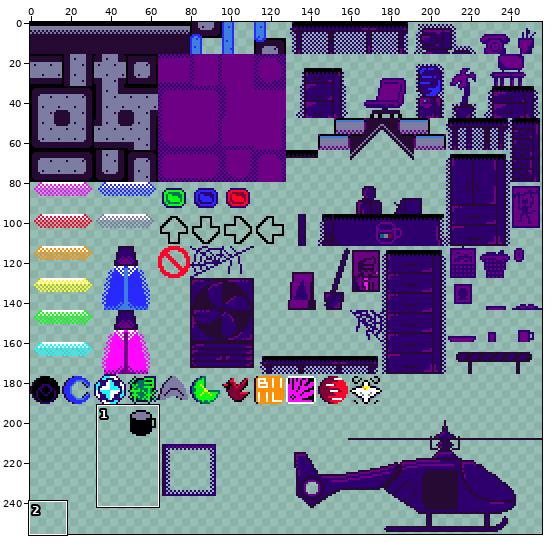
Edited in one commit: pixel-art file (textures/aseprite/tileset1.aseprite). The picture above shows the old version from afar; the outline marks the close-up.
Close-up. Old version:
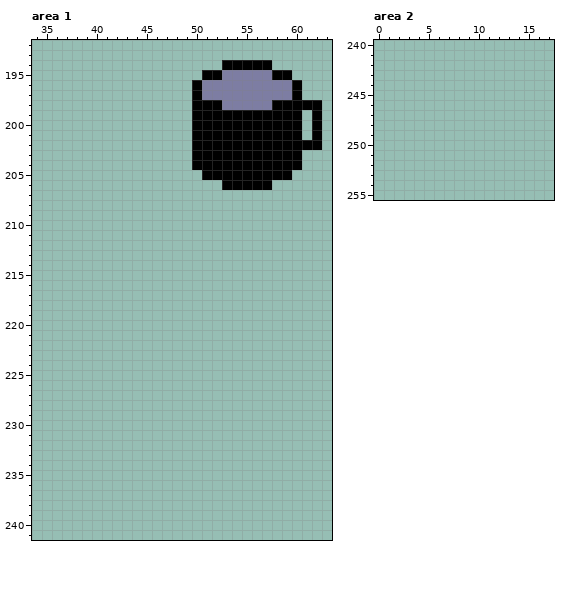
256x256 pixels, 1 frame. Shown: area 1: x 34..63, y 192..241; area 2: x 0..17, y 240..255. The commit also changed other parts of the picture, which this record leaves out.
After the commit:
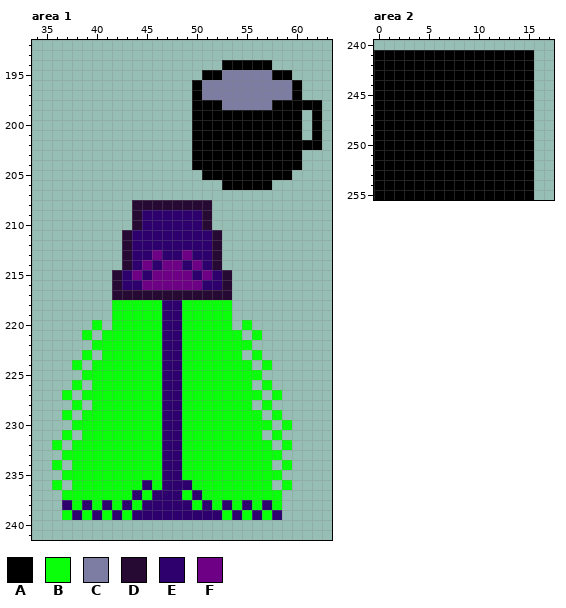
Palette (. is transparent): A #000000  B #0aff0a  C #7d7da3  D #260a34  E #2d006e  F #6e0085
Changes in this commit:
Area 1, layer "Flattened":
y 208: x 44..51 ........ -> DDDDDDDD
y 209..210: x 44..51 ........ -> DEEEEEED
y 211..212: x 43..52 .......... -> DEEEEEEEED
y 213: x 43..52 .......... -> DEEFEEFEED
y 214: x 43..52 .......... -> DEFEFFEFED
y 215: x 42..53 ............ -> DEFEFFFFEFED
y 216: x 42..53 ............ -> DEEFFFFFFEED
y 217: x 42..53 ............ -> DDDDDDDDDDDD
y 218..219: x 42..53 ............ -> BBBBBEEBBBBB
y 220: x 40 . -> B; x 42..53 ............ -> BBBBBEEBBBBB; x 55 . -> B
y 221: x 39 . -> B; x 41..54 .............. -> BBBBBBEEBBBBBB; x 56 . -> B
y 222: x 40..55 ................ -> BBBBBBBEEBBBBBBB
y 223: x 39 . -> B; x 41..54 .............. -> BBBBBBEEBBBBBB; x 56 . -> B
y 224: x 38 . -> B; x 40..55 ................ -> BBBBBBBEEBBBBBBB; x 57 . -> B
y 225: x 39..56 .................. -> BBBBBBBBEEBBBBBBBB
y 226: x 38 . -> B; x 40..55 ................ -> BBBBBBBEEBBBBBBB; x 57 . -> B
y 227: x 37 . -> B; x 39..56 .................. -> BBBBBBBBEEBBBBBBBB; x 58 . -> B
y 228: x 38 . -> B; x 40..55 ................ -> BBBBBBBEEBBBBBBB; x 57 . -> B
y 229: x 37 . -> B; x 39..56 .................. -> BBBBBBBBEEBBBBBBBB; x 58 . -> B
y 230: x 38..57 .................... -> BBBBBBBBBEEBBBBBBBBB; x 59 . -> B
y 231: x 37 . -> B; x 39..56 .................. -> BBBBBBBBEEBBBBBBBB; x 58 . -> B
y 232: x 36 . -> B; x 38..57 .................... -> BBBBBBBBBEEBBBBBBBBB; x 59 . -> B
y 233: x 37..58 ...................... -> BBBBBBBBBBEEBBBBBBBBBB
y 234: x 36 . -> B; x 38..57 .................... -> BBBBBBBBBEEBBBBBBBBB; x 59 . -> B
y 235: x 37..58 ...................... -> BBBBBBBBBBEEBBBBBBBBBB
y 236: x 36 . -> B; x 38..57 .................... -> BBBBBBBEBEEEBBBBBBBB; x 59 . -> B
y 237: x 37..58 ...................... -> BBBBBBBEBEEEBEBBBBBBBB
y 238: x 37..58 ...................... -> EBEBEBEBEEEEEBEBEBEBEB
y 239: x 37..58 ...................... -> BEBEBEBEEEEEEEEEBEBEBE
Area 2, layer "Flattened":
y 241..255: x 0..15 ................ -> AAAAAAAAAAAAAAAA
Changed places in both close-ups, as pixel boxes (x1, y1, x2, y2):
added: (52, 200, 292, 520)
added: (374, 50, 534, 200)
